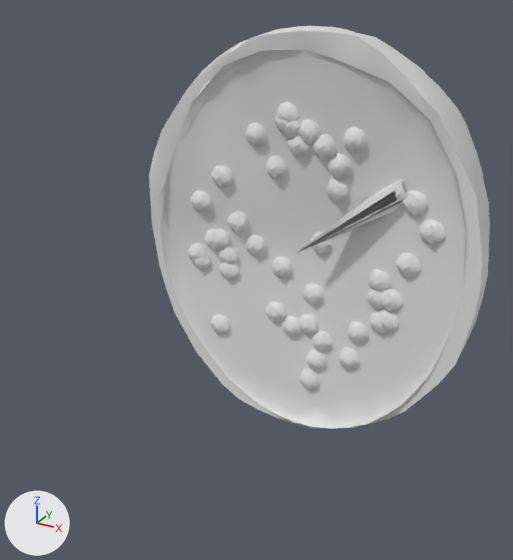
The FBX model Content/ArtAssets/Models/Watermelon.fbx, before and after one commit.
The view is the same before and after, from a 50 mm camera at (0.00917, -0.01929, 0.00841) aimed at (-0.0011, -0.00062, -0.00093). Arrows for +X, +Y and +Z are at lower left; the lights stay in place. Where no turn or scale is listed for an object, it has been applied to the vertices. Vertices at the same position are counted once.

The first picture shows 'watermelon'.
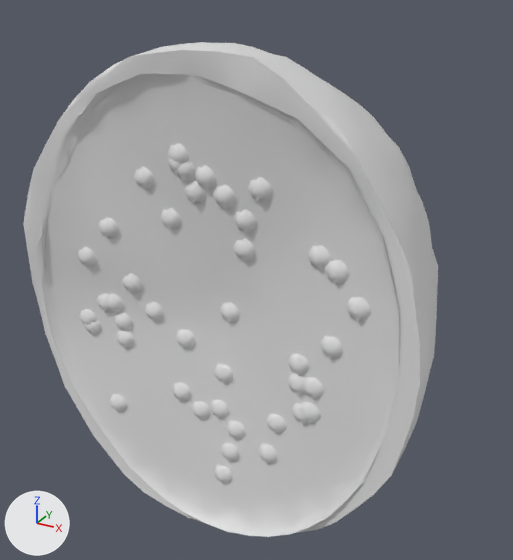
Commit message: watermelon sexy

Edits to the bpy script that builds the scene:
```text
Change me_watermelon:
    used by ob_watermelon; location = (0.0, 0.0, 0.0)
    remove me_watermelon.from_pydata(...)  # 3014 vertices, 5870 faces; spans x -0.0058..0.00587, y -0.00001..0.00684, z -0.00677..0.00686
    add me_watermelon.from_pydata(...)  # 3021 vertices, 5870 faces; spans x -0.0058..0.00587, y -0.00586..0.00099, z -0.00677..0.00686
    me_watermelon part 1: the loose piece of 921 vertices spanning x -0.0058..0.00587, y -0.00001..0.00684, z -0.00677..0.00686 is moved by (0.0, -0.00585, 0.0)
    me_watermelon part 2: 42 loose pieces with 2093 vertices, spanning x -0.00455..0.00469, y 0.0..0.00154, z -0.00537..0.00477, are deleted
    me_watermelon part 3: 2100 vertices added at x -0.00445..0.0046, y -0.00566..-0.00441, z -0.00527..0.00467
```

Boxes (x1, y1, x2, y2) around the edits, measured in the pictures (513 x 560 px; the box of a moved part takes in the faces that stretch with it):
'watermelon', reshaped (22% wider, 23% taller)
    before: (149, 26, 490, 429)
    after: (23, 42, 438, 537)
part 1 of me_watermelon, moved or reshaped
    before: (149, 26, 490, 429)
    after: (23, 42, 438, 537)
part 2 of me_watermelon, deleted
    before: (188, 102, 445, 390)
part 3 of me_watermelon, added
    after: (77, 143, 372, 485)
